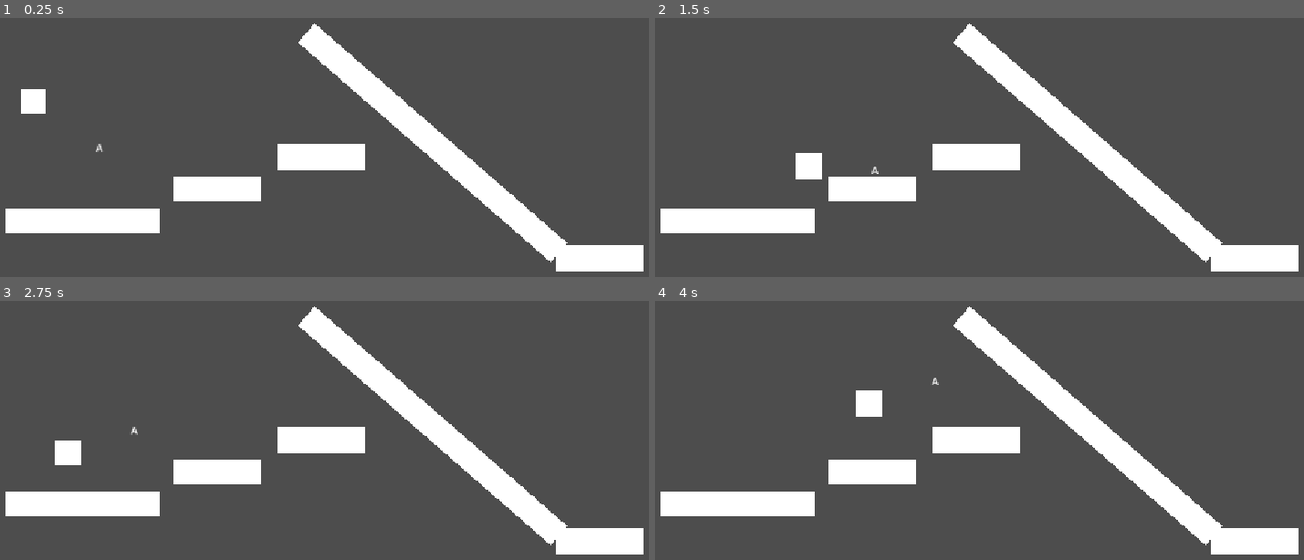
Above: before the commit, frames 1-4 (two rows, left to right).
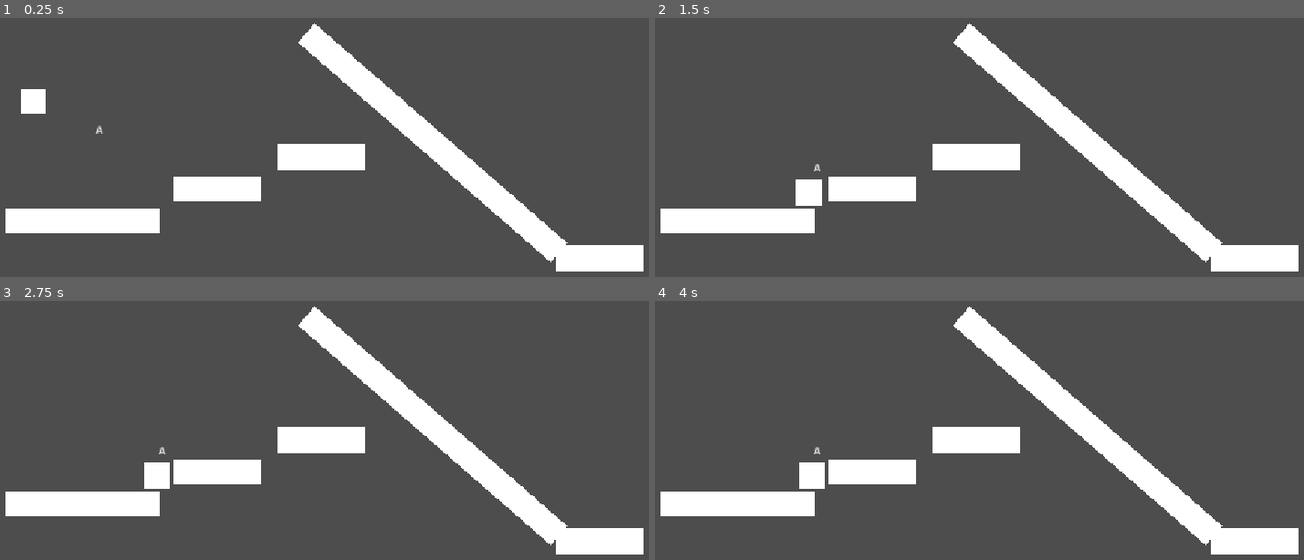
Above: after the commit, the same moments.

Repository: khapilesh/The-Jammers-Brackeys-Jam-2026
Game: Godot game, scene res://Scenes/nodne_2d.tscn
Same seed, same stepped clock (60 frames per second), same inputs: the game is played once before the commit and once after it.
Inputs (mouse positions are in pixels of both pictures, inside the frame that each line leads up to):
- Up to frame 1 (0.25 s): no input
- Up to frame 2 (1.5 s): tap Enter (ui_accept) at 0.5, 0.77 s; move the mouse to (1135, 111) at 0.52 s; hold Right (ui_right) from 0.53 s (still down); tap Alt at 0.6 s; click (1135, 111) at 0.67 s; move the mouse to (830, 152) at 1.27 s; tap Shift at 1.35 s
- Up to frame 3 (2.75 s): tap Enter (ui_accept) at 1.52, 2 s; move the mouse to (395, 326) at 2.02 s; release Right (ui_right) at 2.03 s; hold Left (ui_left) from 2.03 s (still down); tap Alt at 2.1 s
- Up to frame 4 (4 s): move the mouse to (940, 497) at 2.77 s; release Left (ui_left) at 2.78 s; hold Right (ui_right) from 2.78 s (still down); tap Shift at 2.85 s; click (940, 497) at 2.92 s; tap Enter (ui_accept) at 3.02, 3.77 s; move the mouse to (1193, 477) at 3.52 s; tap Alt at 3.6 s

The runs differ from the first frame. In frame 1, less than 0.1% of the frame differs, in the area x 14-16%, y 41-52%; in frame 2, 0.9%; in frame 3, 0.8%; in frame 4, 0.9%, in the area x 22-44%, y 29-73%.

Commit message:
not working

Diff:
--- a/brackeys-game-jam/Scenes/a.tscn
+++ b/brackeys-game-jam/Scenes/a.tscn
@@ -3,13 +3,16 @@
 [ext_resource type="Script" uid="uid://c5pkmigy46iaa" path="res://Scripts/a.gd" id="1_13bpg"]
 
 [sub_resource type="RectangleShape2D" id="RectangleShape2D_78qe6"]
-size = Vector2(21, 22)
+size = Vector2(31.5, 34)
 
 [sub_resource type="RectangleShape2D" id="RectangleShape2D_rresx"]
+size = Vector2(95, 76)
 
 [sub_resource type="RectangleShape2D" id="RectangleShape2D_cr6yu"]
+size = Vector2(116, 83)
 
 [node name="A" type="CharacterBody2D" unique_id=1165241540 groups=["player"]]
+motion_mode = 1
 script = ExtResource("1_13bpg")
 
 [node name="Label" type="Label" parent="." unique_id=410880971]
@@ -20,18 +23,18 @@
 vertical_alignment = 1
 
 [node name="CollisionShape2D" type="CollisionShape2D" parent="." unique_id=1209545423]
-position = Vector2(10, 11)
+position = Vector2(8, 12)
 shape = SubResource("RectangleShape2D_78qe6")
 
 [node name="Area2D" type="Area2D" parent="." unique_id=658900313]
 
 [node name="CollisionShape2D2" type="CollisionShape2D" parent="Area2D" unique_id=435956167]
-position = Vector2(10, 11)
+position = Vector2(8.5, 12)
 shape = SubResource("RectangleShape2D_rresx")
 
 [node name="Area2D2" type="Area2D" parent="." unique_id=1053178682]
 
 [node name="CollisionShape2D2" type="CollisionShape2D" parent="Area2D2" unique_id=1916501184]
-position = Vector2(10, 11)
+position = Vector2(17, 11)
 shape = SubResource("RectangleShape2D_cr6yu")
 debug_color = Color(0.7476475, 0.46179736, 7.70092e-07, 0.41960785)
--- a/brackeys-game-jam/Scenes/nodne_2d.tscn
+++ b/brackeys-game-jam/Scenes/nodne_2d.tscn
@@ -85,5 +85,6 @@
 collision_layer = 3
 collision_mask = 3
 
-[node name="A" parent="player" unique_id=1165241540 instance=ExtResource("2_u6vkt")]
-position = Vector2(114, 81)
+[node name="A" parent="." unique_id=1165241540 instance=ExtResource("2_u6vkt")]
+position = Vector2(217, 307)
+motion_mode = 0
--- a/brackeys-game-jam/Scripts/a.gd
+++ b/brackeys-game-jam/Scripts/a.gd
@@ -1,171 +1,18 @@
 extends CharacterBody2D
 
-signal died
+@export var speed: float = 100.0
+var player: Node2D = null
 
-enum State { IDLE, CHASE, ATTACK, HURT, DEAD }
+func _ready():
+	player = get_tree().get_first_node_in_group("player")
 
-@export var speed: float = 65.0
-@export var max_health: int = 1         # FIXED: Set to exactly 1 HP
-@export var contact_damage: int = 40    # High damage to make it a threat!
-@export var aggro_range: float = 260.0
-@export var attack_range: float = 60.0
-@export var attack_cooldown: float = 1.0
+func _physics_process(_delta):
+	if player:
+		var direction = (player.global_position - global_position).normalized()
+		velocity = direction * speed
 
-@onready var collision_shape: CollisionShape2D = $CollisionShape2D
-@onready var hitbox: Area2D = $hitbox
-@onready var hurtbox: Area2D = $hurtbox
-@onready var is_dead: bool = false
+		# (Optional) Flip the label horizontally using scale
+		if direction.x != 0:
+			$Label.scale.x = -1 if direction.x < 0 else 1
 
-var health: int
-var state: State = State.IDLE
-var _can_attack: bool = true
-
-func _ready() -> void:
-	health = max_health
-	if hitbox: hitbox.monitoring = false
-	if hurtbox: hurtbox.monitoring = true
-
-	if hurtbox and not hurtbox.area_entered.is_connected(_on_hurtbox_area_entered):
-		hurtbox.area_entered.connect(_on_hurtbox_area_entered)
-
-
-func _physics_process(_delta: float) -> void:
-	if state == State.DEAD:
-		return
-
-	var player = $"." as CharacterBody2D
-	if player == null or not is_instance_valid(player):
-		velocity = Vector2.ZERO
 		move_and_slide()
-		return
-
-	var to_player : Vector2 = player.global_position - global_position
-	var dist : float = to_player.length()
-
-	match state:
-		State.IDLE:
-			velocity = Vector2.ZERO
-			if dist <= aggro_range:
-				state = State.CHASE
-
-		State.CHASE:
-			if dist > aggro_range * 1.3:
-				state = State.IDLE
-				velocity = Vector2.ZERO
-			elif dist <= attack_range and _can_attack:
-				# FIXED: Only freeze velocity if the boss is actually allowed to strike!
-				#if _can_attack:
-				velocity = Vector2.ZERO
-				_attack()
-			else:
-					# If the attack is on cooldown, keep pressing forward!
-					velocity = to_player.normalized() * speed
-
-			#else:
-				#velocity = to_player.normalized() * speed
-				#_face_direction(to_player.x)
-
-		State.ATTACK, State.HURT:
-			velocity = Vector2.ZERO
-
-	# Crucial: Ensure move_and_slide runs during ATTACK recovery if needed,
-	# but keeping it safe under CHASE/IDLE match bounds
-	if state == State.CHASE or state == State.IDLE:
-		pass
-	move_and_slide()
-
-
-	match state:
-		State.IDLE:
-			pass
-		State.CHASE:
-			pass
-		State.ATTACK:
-			pass
-		State.HURT:
-			pass
-
-		State.DEAD:
-			pass
-
-
-func _attack() -> void:
-	if state == State.ATTACK:
-		return
-	state = State.ATTACK
-	_can_attack = false
-	#	_update_animation()
-
-	# Turn on attack hitbox frames
-	if hitbox:
-		hitbox.monitoring = true
-
-	# Wait for the swing window to complete
-	await get_tree().create_timer(0.3).timeout
-	if hitbox:
-		hitbox.monitoring = false
-
-	# SOLID FIX: Force the boss out of the frozen attack state back into chase
-	# mode, even if the animation loops or fails to trigger its finish signal!
-	if state == State.ATTACK :
-		state = State.CHASE
-
-	# Set when they can attempt to strike again
-	get_tree().create_timer(attack_cooldown).timeout.connect(func(): _can_attack = true)
-
-
-
-func take_damage(amount: int) -> void:
-	if state == State.DEAD:
-		return
-
-	health = max(health - amount, 0)
-	print("Boss hit! Remaining health: ", health)
-
-	if health <= 0:
-		_die()
-
-func _die() -> void:
-	state = State.DEAD
-	velocity = Vector2.ZERO
-	if collision_shape: collision_shape.set_deferred("disabled", true)
-	if hurtbox: hurtbox.set_deferred("monitoring", false)
-	if hitbox: hitbox.set_deferred("monitoring", false)
-	died.emit()
-	is_dead= true
-
-
-func get_damage() -> int:
-	return contact_damage
-
-
-
-func _on_animated_sprite_2d_animation_finished() -> void:
-	if state == State.ATTACK:
-		state = State.CHASE
-	elif state == State.DEAD:
-		queue_free()
-
-
-func _on_hurtbox_area_entered(area: Area2D) -> void:
-	if state == State.DEAD: return
-
-	# Read player weapons/arrows
-	if area.has_method("get_damage"):
-		take_damage(area.get_damage())
-	elif "damage" in area:
-		take_damage(area.damage)
-
-
-func _on_hitbox_area_entered(area: Area2D) -> void:
-	if is_dead:
-		return
-
-	if area.has_method("take_damage"):
-		area.take_damage(contact_damage)
-
-
-
-
-	elif area.get_parent() and area.get_parent().has_method("take_damage"):
-		area.get_parent().take_damage(contact_damage)
Not shown, added: brackeys-game-jam/Assets/bossattack.png.import
Not shown, added: brackeys-game-jam/Assets/bossattackheart.png.import
Not shown, added: brackeys-game-jam/Assets/fightbtn.png.import
Not shown, added: brackeys-game-jam/Assets/playerattack.png.import
Not shown, added: brackeys-game-jam/Assets/quitbtn.png.import
Not shown, added: brackeys-game-jam/Assets/settingsbtn.png.import
Not shown, added: brackeys-game-jam/Assets/slider.png.import
